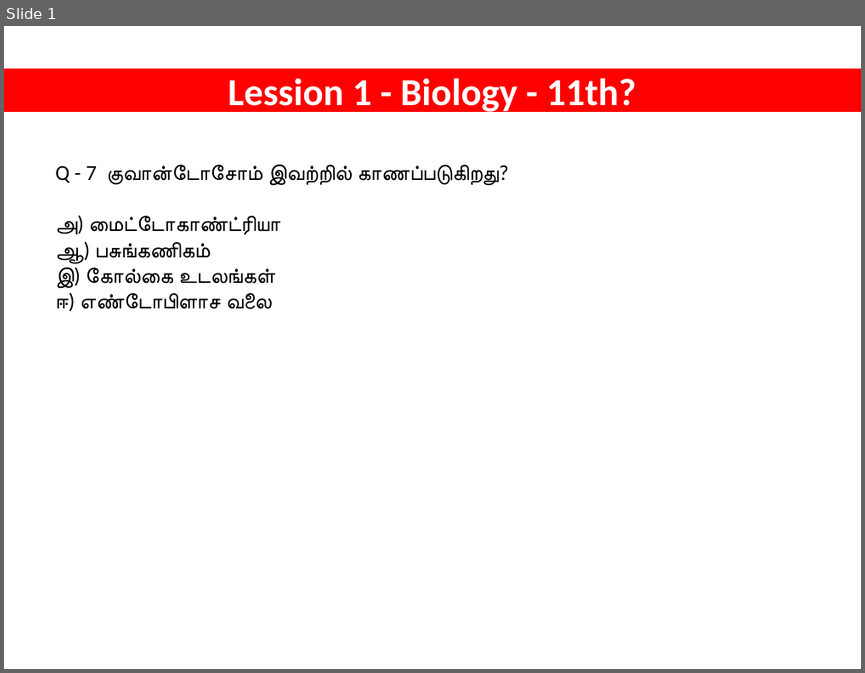
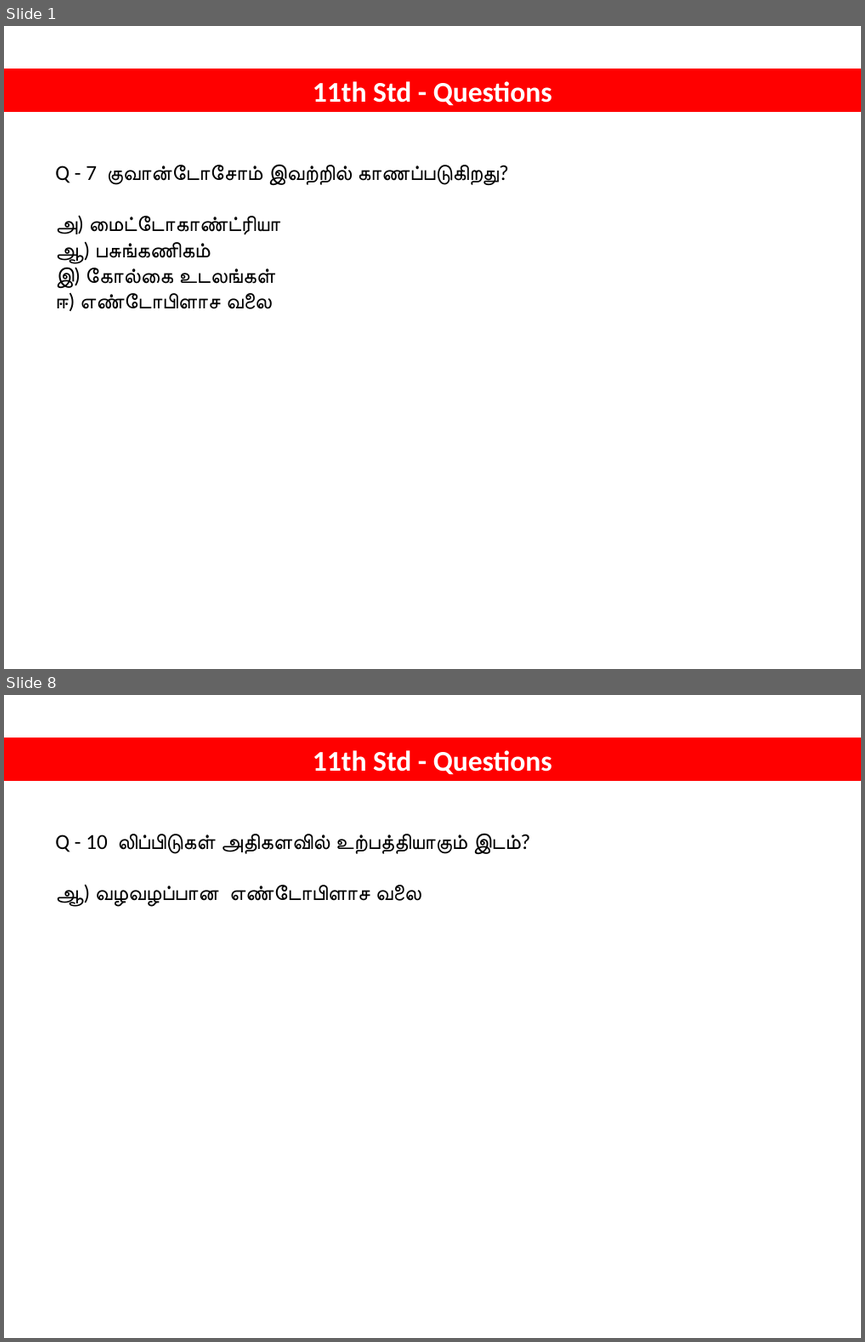
Before and after one commit to tvmani/tvmani.github.io, a slide deck: tamil_biology/NEET_BIOLOGY_001.pptx. Shown one above the other, each under a label of ours: slide 1 before the commit, slides 1 and 8 after it; the slides between them are not shown. The pictures are 865x673 and 865x1342 pixels, drawn with LibreOffice and Linux fonts; fonts in the diff are those of the drawing. Boxes give left, top, right and bottom in pixels: in the first picture for what was removed or moved away, otherwise in the second. Text is boxed around its words. In the diff, an @@ line names an element or a change of style, - is before the commit and + after.

```diff
--- a/tamil_biology/NEET_BIOLOGY_001.pptx
+++ b/tamil_biology/NEET_BIOLOGY_001.pptx
@@ slide 8 added at box(4, 695, 861, 1338), background #FFFFFF @@
@@ rectangle added at box(4, 737, 861, 781), fill #FF0000, outline #FF0000 0.75 pt, 24 pt, text #FFFFFF, bold @@
+11th Std - Questions
@@ text added at box(55, 833, 517, 906), 18 pt, text #000000 @@
+Q - 10 லிப்பிடுகள் அதிகளவில் உற்பத்தியாகும் இடம்?
+ஆ) வழவழப்பான எண்டோபிளாச வலை
@@ slide 1 changed as well @@
@@ text in rectangle at box(313, 81, 552, 106): text changed; size 32 to 24 pt @@
-Lession 1 - Biology - 11th?
+11th Std - Questions
```
Also in this commit, not shown: 8 other slides added, 1 other file.
